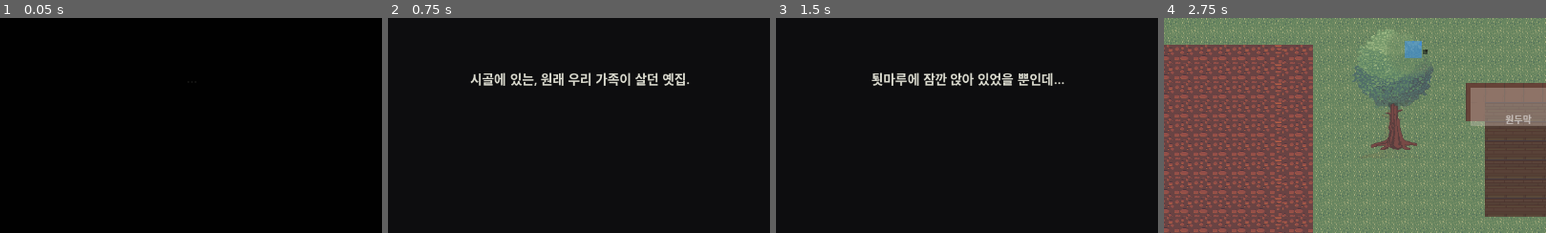
Above: before the commit, frames 1-4 (left to right).
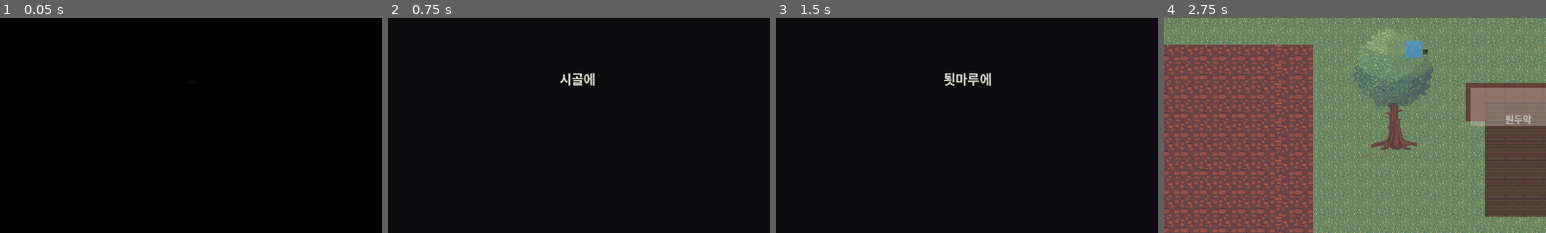
Above: after the commit, the same moments.

Repository: YGseok/ProjectS
Game: Godot game, scene res://scenes/chapter1_intro.tscn
Same seed, same stepped clock (60 frames per second), same inputs: the game is played once before the commit and once after it.
Inputs (mouse positions are % of the whole screen's width and height, from its top left):
- Up to frame 1 (0.05 s): no input
- Up to frame 2 (0.75 s): tap Enter (ui_accept) at 0.5, 0.6 s; move the mouse to (72, 45) at 0.52 s; hold Right (ui_right) from 0.53 s (still down); click (72, 45) at 0.67 s
- Up to frame 3 (1.5 s): tap Enter (ui_accept) at 0.77, 1.07, 1.35 s; move the mouse to (30, 55) at 1.27 s; release Right (ui_right) at 1.28 s; hold Down (ui_down) from 1.28 s (still down)
- Up to frame 4 (2.75 s): tap Enter (ui_accept) at 1.52, 1.82, 2.1 s; move the mouse to (60, 28) at 2.02 s; release Down (ui_down) at 2.03 s; hold Right (ui_right) from 2.03 s (still down)
The pictures show only the part of the screen within x 25-75%, y 33-83%; the shares and areas given below are measured in that part.

The runs differ from the first frame. In frame 2, 1.8% of the frame differs, in the area x 21-79%, y 25-32%; in frame 3, 1.8%; in frame 4, nothing differs.

Commit message:
v0.03: typewriter text reveal for dialogue and the prologue
Both dialogue_system.gd and intro_sequence.gd now reveal their current
line at ~40 chars/sec via Label.visible_ratio, purely as a visual
overlay. Advance/input logic is untouched -- .text is still set in
full immediately and ui_accept still advances instantly regardless of
reveal progress -- so every existing test (most of which assume one
ui_accept press per line) passes unmodified. Verified visually via
screenshot at mid-reveal and full-reveal.

Diff:
--- a/scripts/dialogue_system.gd
+++ b/scripts/dialogue_system.gd
@@ -2,9 +2,21 @@
 ## 전역 대화 시스템 (오토로드, project.godot에 등록). 쯔꾸르 스타일 —
 ## 화면 하단에 대화창을 띄우고 스페이스바/Enter(ui_accept)로 한 줄씩
 ## 진행하다가 더 이어질 대화가 없으면 종료한다.
+##
+## 타자기 효과: 한 줄이 뜰 때 글자가 순차적으로 나타난다
+## (`Label.visible_ratio` 이용, 2026-09-08 추가 — INBOX.md "지금은
+## 재미가 없다" 피드백에 대한 안전한 손맛 개선). **입력 처리는 전혀
+## 안 바꿨다** — `_label.text`는 여전히 즉시 전체 줄로 설정되고,
+## `ui_accept`는 여전히 그 즉시 다음 줄로 진행한다(타이핑 도중에
+## 눌러도 그냥 다음 줄로 넘어갈 뿐, 별도의 "타이핑 완료" 단계는 없다).
+## 이렇게 해야 기존 자동 테스트들(대화 진행을 한 번의 ui_accept로
+## 가정하는 것들)이 전부 그대로 통과한다 — 눈에 보이는 것만 바뀌었지
+## `.text` 값이나 진행 로직은 그대로.
 
 signal dialogue_started
 signal dialogue_ended
+
+const CHARS_PER_SECOND := 40.0
 
 @onready var _panel: Panel = $Panel
 @onready var _label: Label = $Panel/Label
@@ -14,6 +26,7 @@
 var _active := false
 var _started_frame := -1
 var _ended_frame := -1
+var _reveal_progress := 0.0
 
 func _ready() -> void:
 	_panel.visible = false
@@ -34,12 +47,16 @@
 	_active = true
 	_started_frame = Engine.get_process_frames()
 	_panel.visible = true
-	_label.text = _lines[_index]
+	_show_line(_index)
 	dialogue_started.emit()
 
-func _process(_delta: float) -> void:
+func _process(delta: float) -> void:
 	if not _active:
 		return
+	if _label.visible_ratio < 1.0:
+		_reveal_progress += CHARS_PER_SECOND * delta
+		var total := _label.text.length()
+		_label.visible_ratio = 1.0 if total <= 0 else clampf(_reveal_progress / float(total), 0.0, 1.0)
 	# NPC가 이 프레임에 막 start_dialogue()를 호출했을 수 있다 — 같은
 	# ui_accept 입력으로 시작과 동시에 진행/종료되는 걸 막는다.
 	if Engine.get_process_frames() == _started_frame:
@@ -52,7 +69,12 @@
 	if _index >= _lines.size():
 		_end_dialogue()
 		return
-	_label.text = _lines[_index]
+	_show_line(_index)
+
+func _show_line(i: int) -> void:
+	_label.text = _lines[i]
+	_label.visible_ratio = 0.0
+	_reveal_progress = 0.0
 
 func _end_dialogue() -> void:
 	_active = false
--- a/scripts/intro_sequence.gd
+++ b/scripts/intro_sequence.gd
@@ -12,8 +12,14 @@
 ## 텍스트는 DESIGN.md §8에 이미 확정된 사실(10세 여자아이, 매년 여름
 ## 시골 옛집 방문, 가족과 함께, 도착한 날 낮잠)만 사용한 **임시
 ## 자리표시 텍스트**다 — 실제 대사/연출은 스토리 세션에서 확정 후 교체할 것.
+##
+## 타자기 효과: `dialogue_system.gd`와 같은 방식(`Label.visible_ratio`)
+## 으로 글자가 순차적으로 나타난다(2026-09-08 추가). 진행 로직(ui_accept
+## 한 줄 스킵, 3초 자동 진행, Esc 전체 스킵)은 전혀 안 바꿨다 — 순수
+## 시각 효과만 얹었다.
 
 const AUTO_ADVANCE_SECONDS := 3.0
+const CHARS_PER_SECOND := 40.0
 const NEXT_SCENE := "res://scenes/chapter1_real.tscn"
 
 const LINES: Array[String] = [
@@ -29,6 +35,7 @@
 
 var _index := 0
 var _timer := 0.0
+var _reveal_progress := 0.0
 var _finished := false
 
 func _ready() -> void:
@@ -37,6 +44,10 @@
 func _process(delta: float) -> void:
 	if _finished:
 		return
+	if _label.visible_ratio < 1.0:
+		_reveal_progress += CHARS_PER_SECOND * delta
+		var total := _label.text.length()
+		_label.visible_ratio = 1.0 if total <= 0 else clampf(_reveal_progress / float(total), 0.0, 1.0)
 	if Input.is_action_just_pressed("ui_cancel"):
 		_finish()
 		return
@@ -53,6 +64,8 @@
 
 func _show_line(i: int) -> void:
 	_label.text = LINES[i]
+	_label.visible_ratio = 0.0
+	_reveal_progress = 0.0
 	_timer = 0.0
 
 func _finish() -> void:
Not shown, changed: docs/CHANGELOG.md
Not shown, changed: docs/STATUS.md
